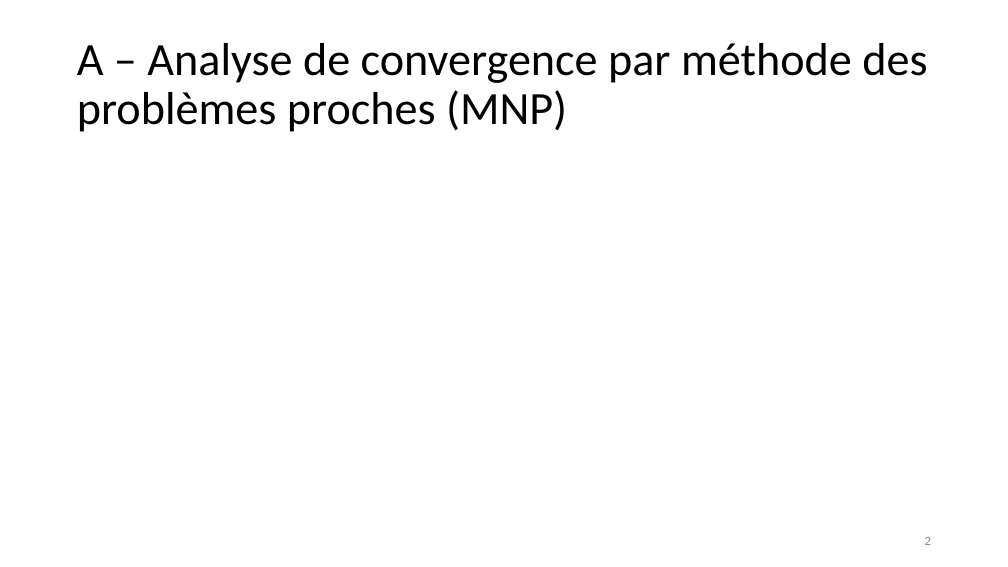
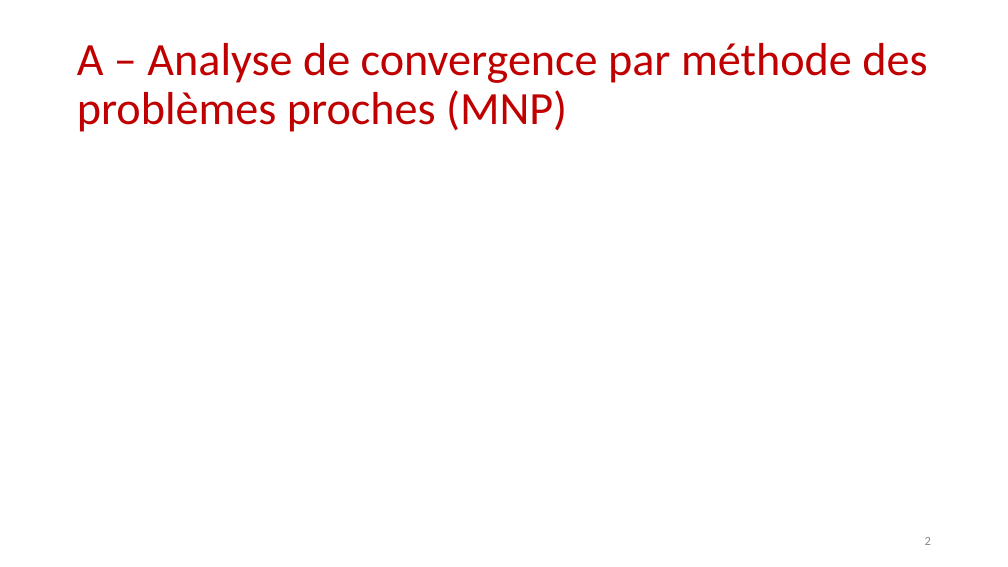
Before and after one commit to emiliestud/mec8211_devoirs, a slide deck: slide 2 of devoir2_presentation.pptx. Drawn at 1008x567 pixels with LibreOffice and Linux fonts; fonts in the diff are those of the drawing; grey boxes stand for pictures. Boxes give left, top, right and bottom in pixels: in the first picture for what was removed or moved away, otherwise in the second. Text is boxed around its words. In the diff, an @@ line names an element or a change of style, - is before the commit and + after.

```diff
--- a/devoir2_presentation.pptx
+++ b/devoir2_presentation.pptx
@@ title "A – Analyse de convergence ..." at (x1=77, y1=43, x2=927, y2=132): text colour #000000 to #C00000 @@
```
Also in this commit, not shown: 8 slides added, 3 slides removed.
